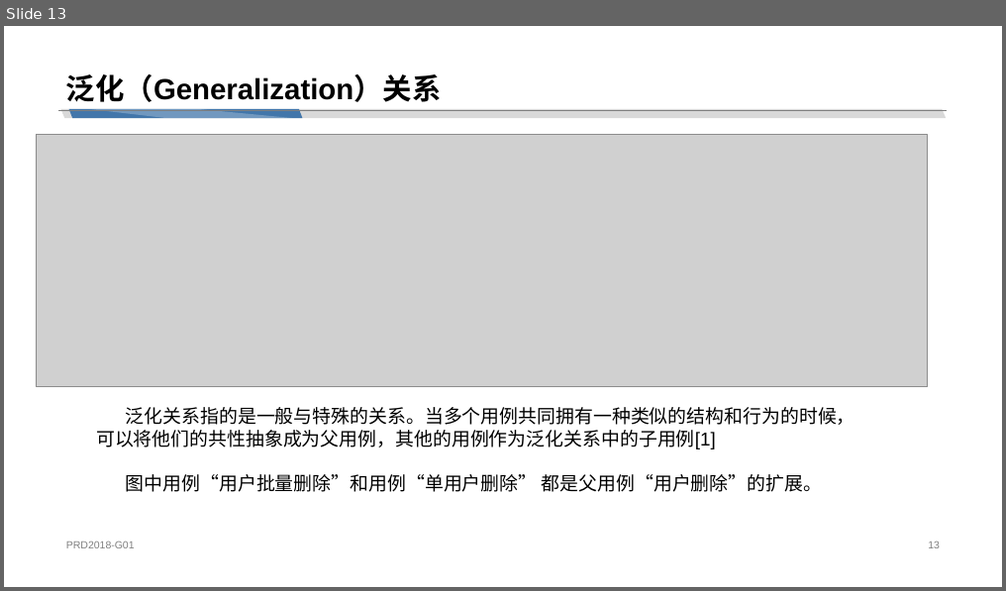
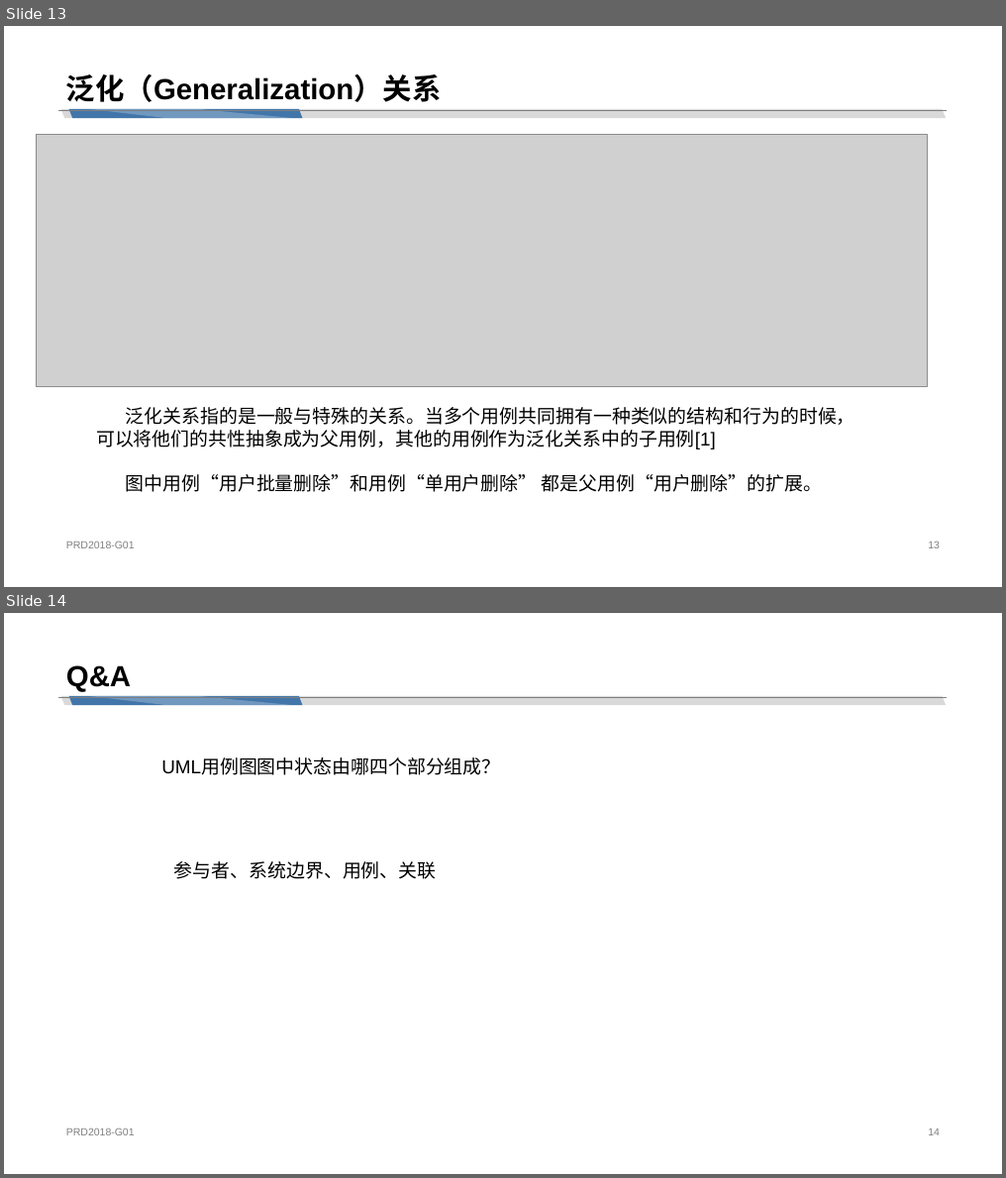
Before and after one commit to cchello/PRD2018-G01, a slide deck: 非受控文档/翻转PPT/UML基础Ⅳ：综合应用及问题解答.pptx. Shown one above the other, each under a label of ours: slide 13 before the commit, slides 13 and 14 after it. The pictures are 1006x591 and 1006x1178 pixels, drawn with LibreOffice and Linux fonts; fonts in the diff are those of the drawing; grey boxes stand for pictures. Boxes give left, top, right and bottom in pixels: in the first picture for what was removed or moved away, otherwise in the second. Text is boxed around its words. In the diff, an @@ line names an element or a change of style, - is before the commit and + after.

```diff
--- a/非受控文档/翻转PPT/UML基础Ⅳ：综合应用及问题解答.pptx
+++ b/非受控文档/翻转PPT/UML基础Ⅳ：综合应用及问题解答.pptx
@@ slide 14 added at bbox=[4, 613, 1002, 1174], background #FFFFFF; not listed: 4 template elements that a slide beside it also shows @@
@@ title added at bbox=[66, 665, 131, 692], 28 pt, text #000000, bold @@
+Q&A
@@ text added at bbox=[161, 760, 500, 775], 18 pt, text #000000 @@
+UML用例图图中状态由哪四个部分组成？
@@ text added at bbox=[174, 861, 437, 879], 18 pt, text #000000 @@
+参与者、系统边界、用例、关联
@@ text added at bbox=[66, 1129, 135, 1136], 10 pt, text #808080 @@
+PRD2018-G01
@@ page number added at bbox=[928, 1129, 940, 1136], 10 pt, text #808080 @@
+14
```
Also in this commit, not shown: 3 slides changed, 3 other slides added.
